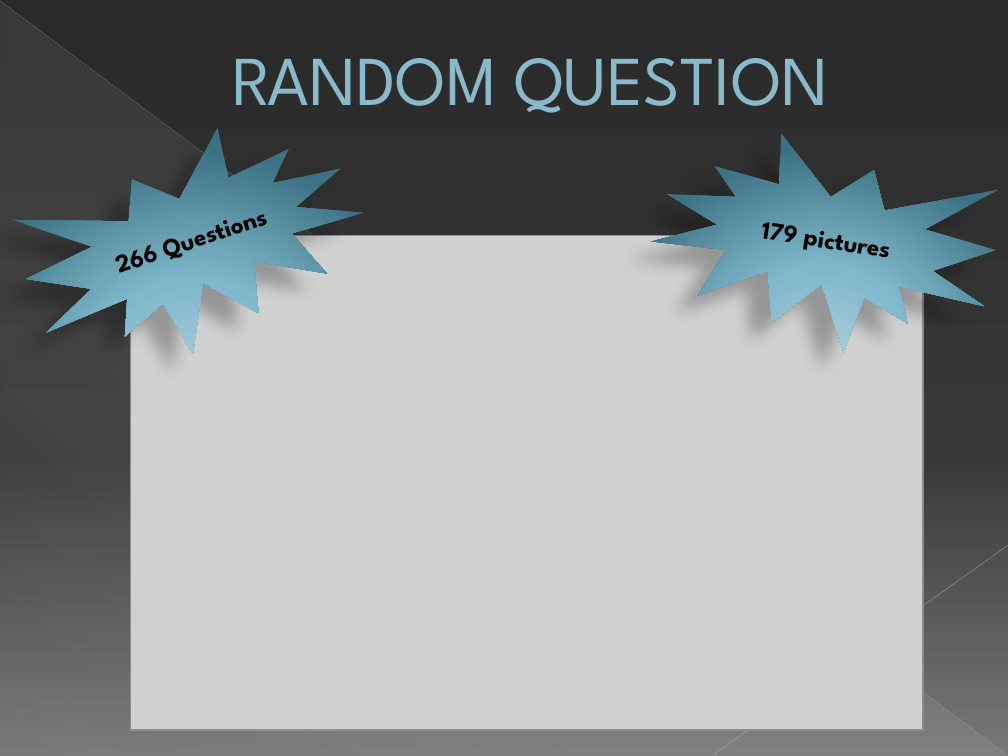
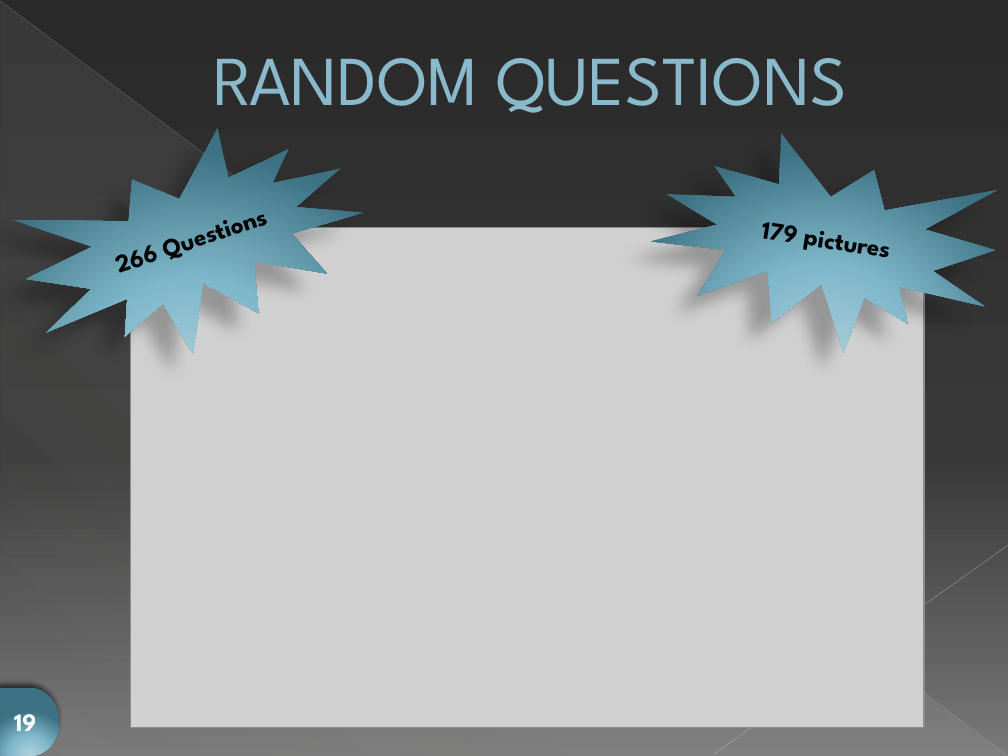
Before and after one commit to lmontion/ABC-Geometrie, a slide deck: slide 19 of ABC de la Géométrie.pptx. Drawn at 1008x756 pixels with LibreOffice and Linux fonts; fonts in the diff are those of the drawing; grey boxes stand for pictures. Boxes give left, top, right and bottom in pixels: in the first picture for what was removed or moved away, otherwise in the second. Text is boxed around its words. In the diff, an @@ line names an element or a change of style, - is before the commit and + after.

```diff
--- a/ABC de la Géométrie.pptx
+++ b/ABC de la Géométrie.pptx
@@ title at bbox=[214, 58, 847, 113]: text changed @@
-RANDOM QUESTION
+RANDOM QUESTIONS
@@ picture: place and size @@
-picture at bbox=[131, 235, 923, 730]
+picture at bbox=[131, 231, 924, 727]
@@ picture: place and size @@
-picture at bbox=[131, 235, 922, 730]
+picture at bbox=[131, 227, 923, 727]
@@ picture added at bbox=[131, 228, 924, 356] @@
@@ flow chart delay added at bbox=[0, 687, 59, 756], fill gradient #B3D0DC to #81B8CC to #3D7283, 18 pt, text #FFFFFF, bold @@
+19
```
Also in this commit, not shown: 26 other slides changed, 2 other files.
